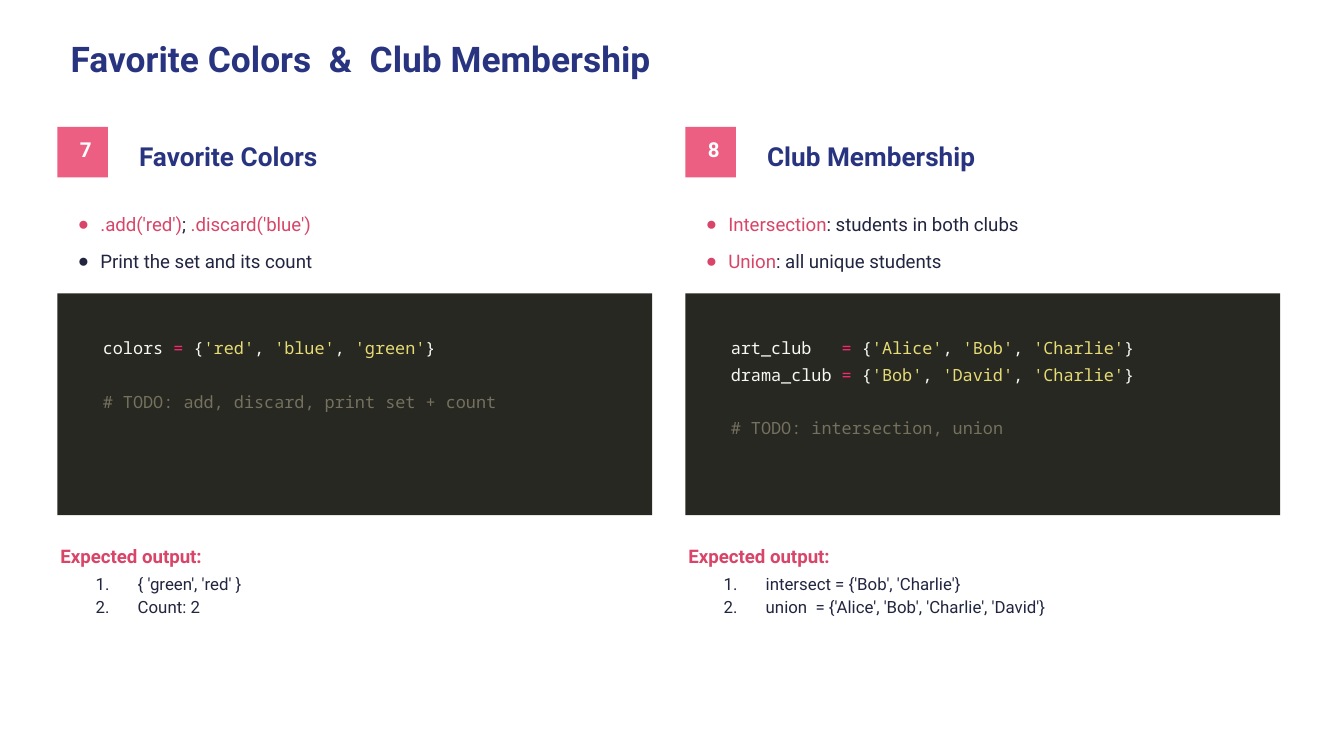
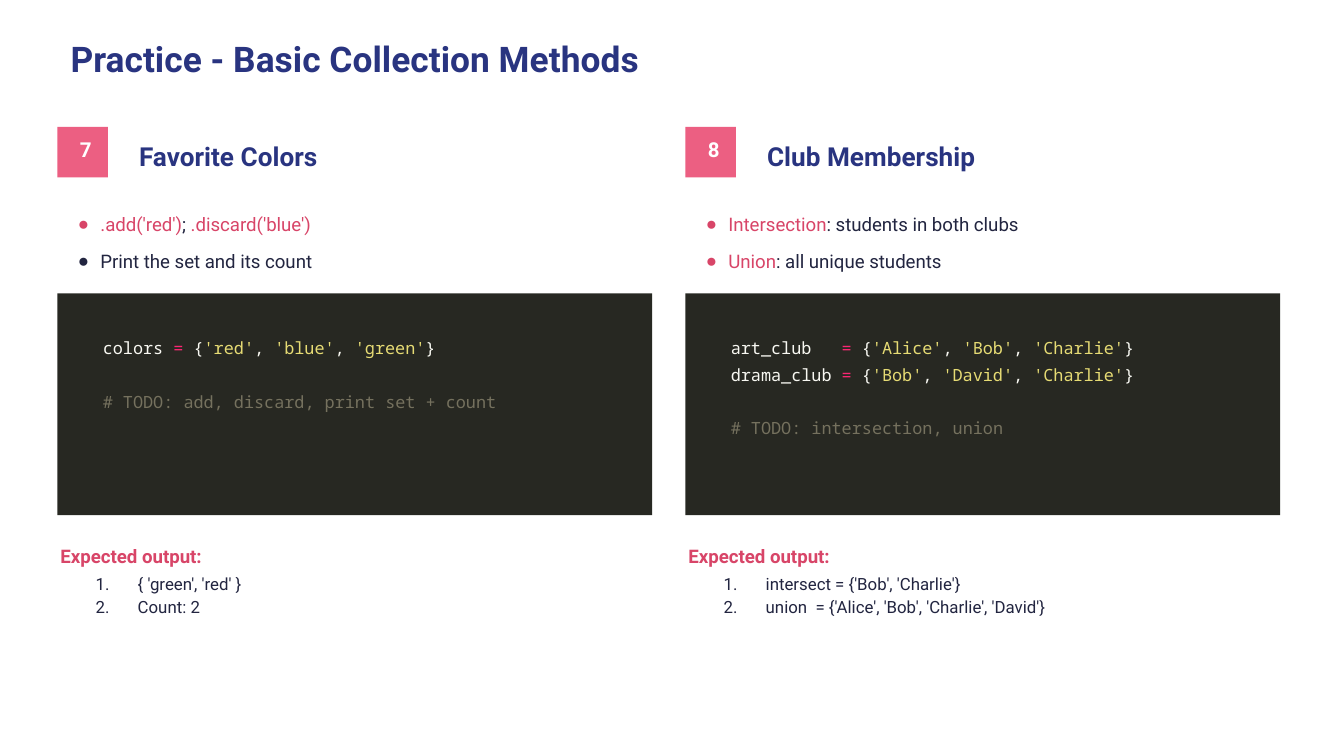
Before and after one commit to wg-training/wg-python-for-data-science-fundamental, a slide deck: slide 30 of slides/07 - Collections Data Types.pptx. Drawn at 1344x756 pixels with LibreOffice and Linux fonts; fonts in the diff are those of the drawing. Boxes give left, top, right and bottom in pixels: in the first picture for what was removed or moved away, otherwise in the second. Text is boxed around its words. In the diff, an @@ line names an element or a change of style, - is before the commit and + after.

Commit message:
feat: add Functions slides and update Collections and Loop presentation materials

```diff
--- a/slides/07 - Collections Data Types.pptx
+++ b/slides/07 - Collections Data Types.pptx
@@ title at (x1=71, y1=45, x2=639, y2=73): text changed @@
-Favorite Colors & Club Membership
+Practice - Basic Collection Methods
```
Also in this commit, not shown: 6 other slides changed, 5 other files.
